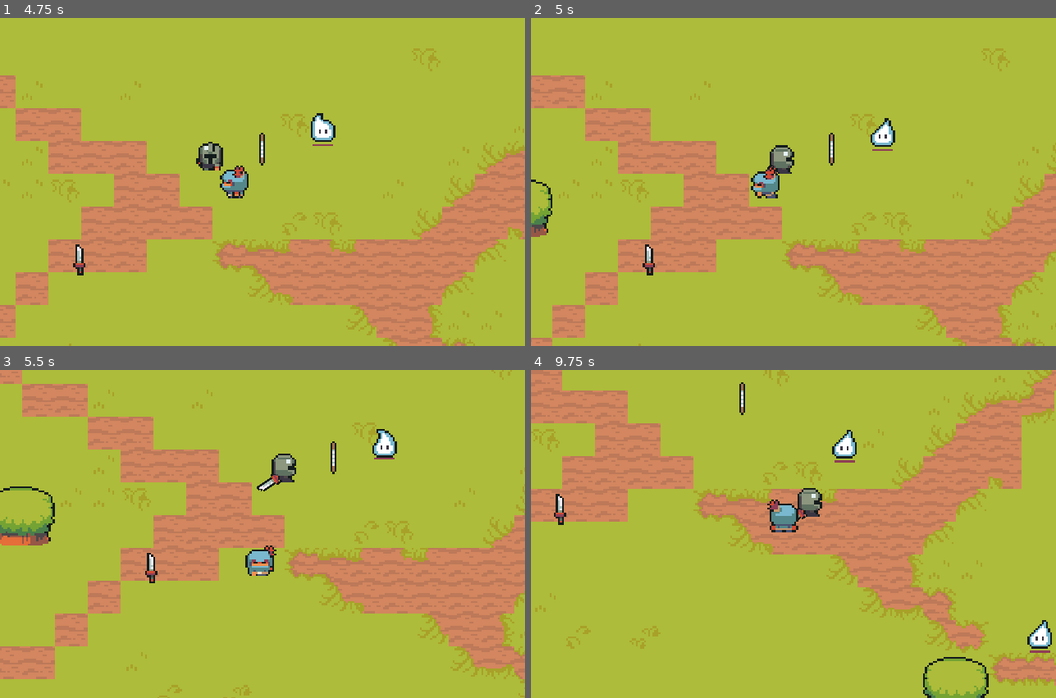
Above: before the commit, frames 1-4 (two rows, left to right).
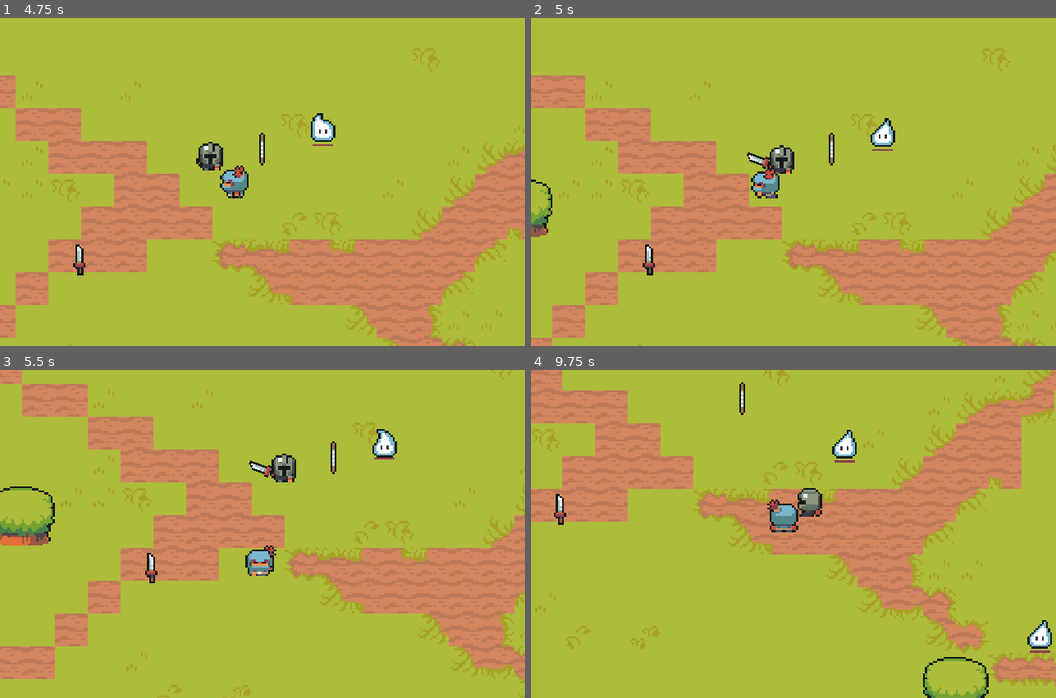
Above: after the commit, the same moments.

Repository: tspr0tege/little-ninja
Game: Godot game, scene res://test.tscn
Two runs of this game, one before a commit and one after it. Both use one fixed random seed, a clock stepped at 60 frames per second and the inputs below.
Inputs:
- Up to frame 1 (4.75 s): hold Right (ui_right) 0.53-1.28 s; tap Space (ui_select) at 0.77, 1.52, 3.02, 3.77, 4.52 s; hold Down (ui_down) 1.28-2.03 s; hold Right (ui_right) 2.03-2.78 s; hold Up (ui_up) 2.78-3.53 s; hold Left (ui_left) from 3.53 s (still down)
- Up to frame 2 (5 s): keep holding Left (ui_left)
- Up to frame 3 (5.5 s): release Left (ui_left) at 5.03 s; hold Down (ui_down) from 5.03 s (still down)
- Up to frame 4 (9.75 s): release Down (ui_down) at 5.78 s; hold Right (ui_right) 5.78-6.53 s; tap Space (ui_select) at 6.02, 6.77, 7.52, 9.02 s; hold Up (ui_up) 6.53-7.28 s; hold Right (ui_right) 7.28-8.03 s; hold Down (ui_down) 8.03-8.78 s; hold Left (ui_left) 8.78-9.53 s; hold Up (ui_up) from 9.53 s (still down)

Frame 1 is identical in both runs. In frame 2, 0.3% of the frame differs, in the area x 41-51%, y 38-48%; in frame 3, 0.4%, in the area x 47-57%, y 25-37%; in frame 4, 0.1%.

Commit message:
Finished adding attack animations for soldier enemy.

Diff:
--- a/entities/enemies/soldier/soldier.gd
+++ b/entities/enemies/soldier/soldier.gd
@@ -45,11 +45,11 @@
 	if body == PLAYER:
 		in_action = true
 		$AnimatedSprite2D.pause()
-		$AttackAnimationPlayer.play("attack-right")
+		$AttackAnimationPlayer.call_deferred("play", "attack-" + facingDirection)
 
 func _on_animation_finished(_anim_name: StringName) -> void:
 	if $AttackRange.get_overlapping_bodies().has(PLAYER):
-		$AttackAnimationPlayer.play("attack-right")
+		$AttackAnimationPlayer.play("attack-" + facingDirection)
 	else:
 		in_action = false
 
--- a/entities/enemies/soldier/soldier.tscn
+++ b/entities/enemies/soldier/soldier.tscn
@@ -1,9 +1,10 @@
-[gd_scene load_steps=42 format=3 uid="uid://dqomumf13teny"]
+[gd_scene load_steps=46 format=3 uid="uid://dqomumf13teny"]
 
 [ext_resource type="Texture2D" uid="uid://bf2qn16fgk24q" path="res://entities/enemies/soldier/SpriteSheet.png" id="1_1r1hm"]
 [ext_resource type="Script" path="res://entities/enemies/soldier/soldier.gd" id="1_2tsun"]
 [ext_resource type="Texture2D" uid="uid://cwyc2wsknwkdo" path="res://weapons/sword/SpriteInHand.png" id="3_i0aex"]
 [ext_resource type="PackedScene" uid="uid://dmlmylke10jns" path="res://components/nodes/dmg_node.tscn" id="4_dny2v"]
+[ext_resource type="PackedScene" uid="uid://c42kjrj0yo3vh" path="res://components/nodes/hp_node.tscn" id="5_wjd1q"]
 
 [sub_resource type="AtlasTexture" id="AtlasTexture_23m8i"]
 atlas = ExtResource("1_1r1hm")
@@ -275,6 +276,105 @@
 
 [sub_resource type="CircleShape2D" id="CircleShape2D_6nk35"]
 radius = 78.0256
+
+[sub_resource type="Animation" id="Animation_chhem"]
+length = 0.001
+tracks/0/type = "value"
+tracks/0/imported = false
+tracks/0/enabled = true
+tracks/0/path = NodePath("AnimatedSprite2D:animation")
+tracks/0/interp = 1
+tracks/0/loop_wrap = true
+tracks/0/keys = {
+"times": PackedFloat32Array(0),
+"transitions": PackedFloat32Array(1),
+"update": 1,
+"values": [&"attack-up"]
+}
+tracks/1/type = "value"
+tracks/1/imported = false
+tracks/1/enabled = true
+tracks/1/path = NodePath("AnimatedSprite2D:frame")
+tracks/1/interp = 1
+tracks/1/loop_wrap = true
+tracks/1/keys = {
+"times": PackedFloat32Array(0),
+"transitions": PackedFloat32Array(1),
+"update": 1,
+"values": [0]
+}
+tracks/2/type = "value"
+tracks/2/imported = false
+tracks/2/enabled = true
+tracks/2/path = NodePath("AnimatedSprite2D/Weapon:visible")
+tracks/2/interp = 1
+tracks/2/loop_wrap = true
+tracks/2/keys = {
+"times": PackedFloat32Array(0),
+"transitions": PackedFloat32Array(1),
+"update": 1,
+"values": [false]
+}
+tracks/3/type = "value"
+tracks/3/imported = false
+tracks/3/enabled = true
+tracks/3/path = NodePath("AnimatedSprite2D/Weapon:flip_h")
+tracks/3/interp = 1
+tracks/3/loop_wrap = true
+tracks/3/keys = {
+"times": PackedFloat32Array(0),
+"transitions": PackedFloat32Array(1),
+"update": 1,
+"values": [true]
+}
+tracks/4/type = "value"
+tracks/4/imported = false
+tracks/4/enabled = true
+tracks/4/path = NodePath("AnimatedSprite2D/Weapon:rotation")
+tracks/4/interp = 1
+tracks/4/loop_wrap = true
+tracks/4/keys = {
+"times": PackedFloat32Array(0),
+"transitions": PackedFloat32Array(1),
+"update": 0,
+"values": [-5.31104]
+}
+tracks/5/type = "value"
+tracks/5/imported = false
+tracks/5/enabled = true
+tracks/5/path = NodePath("AnimatedSprite2D/Weapon:position")
+tracks/5/interp = 1
+tracks/5/loop_wrap = true
+tracks/5/keys = {
+"times": PackedFloat32Array(0),
+"transitions": PackedFloat32Array(1),
+"update": 0,
+"values": [Vector2(-8, 9)]
+}
+tracks/6/type = "value"
+tracks/6/imported = false
+tracks/6/enabled = true
+tracks/6/path = NodePath("AnimatedSprite2D/Weapon:z_index")
+tracks/6/interp = 1
+tracks/6/loop_wrap = true
+tracks/6/keys = {
+"times": PackedFloat32Array(0),
+"transitions": PackedFloat32Array(1),
+"update": 1,
+"values": [0]
+}
+tracks/7/type = "value"
+tracks/7/imported = false
+tracks/7/enabled = true
+tracks/7/path = NodePath("AnimatedSprite2D/Weapon/Area2D/CollisionShape2D:disabled")
+tracks/7/interp = 1
+tracks/7/loop_wrap = true
+tracks/7/keys = {
+"times": PackedFloat32Array(0),
+"transitions": PackedFloat32Array(1),
+"update": 1,
+"values": [false]
+}
 
 [sub_resource type="Animation" id="Animation_f4n5x"]
 resource_name = "attack-right"
@@ -285,7 +385,7 @@
 tracks/0/interp = 1
 tracks/0/loop_wrap = true
 tracks/0/keys = {
-"times": PackedFloat32Array(0, 0.966667, 1),
+"times": PackedFloat32Array(0.0333333, 0.966667, 1),
 "transitions": PackedFloat32Array(1, 1, 1),
 "update": 1,
 "values": [true, true, false]
@@ -300,7 +400,7 @@
 "times": PackedFloat32Array(0, 0.7, 0.766667, 0.8, 0.9),
 "transitions": PackedFloat32Array(1, 1, 1, 1, 1),
 "update": 0,
-"values": [Vector2(-8, 9), Vector2(-8, 9), Vector2(6, 10.812), Vector2(13, 4), Vector2(10, -1)]
+"values": [Vector2(-6, 8), Vector2(-6, 8), Vector2(6, 8), Vector2(8, 4), Vector2(9, 2)]
 }
 tracks/2/type = "value"
 tracks/2/imported = false
@@ -312,7 +412,7 @@
 "times": PackedFloat32Array(0, 0.7, 0.733333, 0.766667, 0.8, 0.9),
 "transitions": PackedFloat32Array(1, 1, 1, 1, 1, 1),
 "update": 0,
-"values": [-5.31104, -5.31104, -5.23075, -6.25177, -1.5708, -2.73668]
+"values": [-5.23599, -5.23599, -5.23599, -6.26573, -7.85398, -8.72665]
 }
 tracks/3/type = "value"
 tracks/3/imported = false
@@ -350,92 +450,306 @@
 "update": 1,
 "values": [true]
 }
-
-[sub_resource type="Animation" id="Animation_chhem"]
-length = 0.001
+tracks/6/type = "value"
+tracks/6/imported = false
+tracks/6/enabled = true
+tracks/6/path = NodePath("AnimatedSprite2D/Weapon/Area2D/CollisionShape2D:disabled")
+tracks/6/interp = 1
+tracks/6/loop_wrap = true
+tracks/6/keys = {
+"times": PackedFloat32Array(0, 1),
+"transitions": PackedFloat32Array(1, 1),
+"update": 1,
+"values": [false, true]
+}
+
+[sub_resource type="Animation" id="Animation_0cb1q"]
+resource_name = "attack-left"
 tracks/0/type = "value"
 tracks/0/imported = false
 tracks/0/enabled = true
-tracks/0/path = NodePath("AnimatedSprite2D:animation")
+tracks/0/path = NodePath("AnimatedSprite2D/Weapon:visible")
 tracks/0/interp = 1
 tracks/0/loop_wrap = true
 tracks/0/keys = {
-"times": PackedFloat32Array(0),
-"transitions": PackedFloat32Array(1),
-"update": 1,
-"values": [&"attack-up"]
+"times": PackedFloat32Array(0.0333333, 0.966667, 1),
+"transitions": PackedFloat32Array(1, 1, 1),
+"update": 1,
+"values": [true, true, false]
 }
 tracks/1/type = "value"
 tracks/1/imported = false
 tracks/1/enabled = true
-tracks/1/path = NodePath("AnimatedSprite2D:frame")
+tracks/1/path = NodePath("AnimatedSprite2D/Weapon:position")
 tracks/1/interp = 1
 tracks/1/loop_wrap = true
 tracks/1/keys = {
-"times": PackedFloat32Array(0),
-"transitions": PackedFloat32Array(1),
-"update": 1,
-"values": [0]
+"times": PackedFloat32Array(0, 0.7, 0.766667, 0.8, 0.9),
+"transitions": PackedFloat32Array(1, 1, 1, 1, 1),
+"update": 0,
+"values": [Vector2(6, 7), Vector2(6, 7), Vector2(-2, 8), Vector2(-8, 4), Vector2(-8, 2)]
 }
 tracks/2/type = "value"
 tracks/2/imported = false
 tracks/2/enabled = true
-tracks/2/path = NodePath("AnimatedSprite2D/Weapon:visible")
+tracks/2/path = NodePath("AnimatedSprite2D/Weapon:rotation")
 tracks/2/interp = 1
 tracks/2/loop_wrap = true
 tracks/2/keys = {
-"times": PackedFloat32Array(0),
-"transitions": PackedFloat32Array(1),
-"update": 1,
-"values": [false]
+"times": PackedFloat32Array(0, 0.7, 0.733333, 0.766667, 0.8, 0.9),
+"transitions": PackedFloat32Array(1, 1, 1, 1, 1, 1),
+"update": 0,
+"values": [-1.0472, -1.0472, -1.0472, -0.0349066, 1.5708, 2.79253]
 }
 tracks/3/type = "value"
 tracks/3/imported = false
 tracks/3/enabled = true
-tracks/3/path = NodePath("AnimatedSprite2D/Weapon:flip_h")
+tracks/3/path = NodePath("AnimatedSprite2D:animation")
 tracks/3/interp = 1
 tracks/3/loop_wrap = true
 tracks/3/keys = {
 "times": PackedFloat32Array(0),
 "transitions": PackedFloat32Array(1),
 "update": 1,
-"values": [true]
+"values": [&"attack-left"]
 }
 tracks/4/type = "value"
 tracks/4/imported = false
 tracks/4/enabled = true
-tracks/4/path = NodePath("AnimatedSprite2D/Weapon:rotation")
+tracks/4/path = NodePath("AnimatedSprite2D:frame")
 tracks/4/interp = 1
 tracks/4/loop_wrap = true
 tracks/4/keys = {
-"times": PackedFloat32Array(0),
-"transitions": PackedFloat32Array(1),
-"update": 0,
-"values": [-5.31104]
+"times": PackedFloat32Array(0, 0.8),
+"transitions": PackedFloat32Array(1, 1),
+"update": 1,
+"values": [0, 1]
 }
 tracks/5/type = "value"
 tracks/5/imported = false
 tracks/5/enabled = true
-tracks/5/path = NodePath("AnimatedSprite2D/Weapon:position")
+tracks/5/path = NodePath("AnimatedSprite2D/Weapon:flip_h")
 tracks/5/interp = 1
 tracks/5/loop_wrap = true
 tracks/5/keys = {
 "times": PackedFloat32Array(0),
 "transitions": PackedFloat32Array(1),
-"update": 0,
-"values": [Vector2(-8, 9)]
+"update": 1,
+"values": [false]
+}
+tracks/6/type = "value"
+tracks/6/imported = false
+tracks/6/enabled = true
+tracks/6/path = NodePath("AnimatedSprite2D/Weapon/Area2D/CollisionShape2D:disabled")
+tracks/6/interp = 1
+tracks/6/loop_wrap = true
+tracks/6/keys = {
+"times": PackedFloat32Array(0, 1),
+"transitions": PackedFloat32Array(1, 1),
+"update": 1,
+"values": [false, true]
+}
+
+[sub_resource type="Animation" id="Animation_vh4lh"]
+resource_name = "attack-up"
+tracks/0/type = "value"
+tracks/0/imported = false
+tracks/0/enabled = true
+tracks/0/path = NodePath("AnimatedSprite2D/Weapon:visible")
+tracks/0/interp = 1
+tracks/0/loop_wrap = true
+tracks/0/keys = {
+"times": PackedFloat32Array(0, 0.966667, 1),
+"transitions": PackedFloat32Array(1, 1, 1),
+"update": 1,
+"values": [true, true, false]
+}
+tracks/1/type = "value"
+tracks/1/imported = false
+tracks/1/enabled = true
+tracks/1/path = NodePath("AnimatedSprite2D/Weapon:position")
+tracks/1/interp = 1
+tracks/1/loop_wrap = true
+tracks/1/keys = {
+"times": PackedFloat32Array(0, 0.7, 0.8, 0.9),
+"transitions": PackedFloat32Array(1, 1, 1, 1),
+"update": 0,
+"values": [Vector2(7, 8), Vector2(7, 8), Vector2(6, 0), Vector2(4, 1)]
+}
+tracks/2/type = "value"
+tracks/2/imported = false
+tracks/2/enabled = true
+tracks/2/path = NodePath("AnimatedSprite2D/Weapon:rotation")
+tracks/2/interp = 1
+tracks/2/loop_wrap = true
+tracks/2/keys = {
+"times": PackedFloat32Array(0, 0.7, 0.8, 0.9),
+"transitions": PackedFloat32Array(1, 1, 1, 1),
+"update": 0,
+"values": [-1.0472, -1.0472, -3.14159, -4.18879]
+}
+tracks/3/type = "value"
+tracks/3/imported = false
+tracks/3/enabled = true
+tracks/3/path = NodePath("AnimatedSprite2D:animation")
+tracks/3/interp = 1
+tracks/3/loop_wrap = true
+tracks/3/keys = {
+"times": PackedFloat32Array(0),
+"transitions": PackedFloat32Array(1),
+"update": 1,
+"values": [&"attack-up"]
+}
+tracks/4/type = "value"
+tracks/4/imported = false
+tracks/4/enabled = true
+tracks/4/path = NodePath("AnimatedSprite2D:frame")
+tracks/4/interp = 1
+tracks/4/loop_wrap = true
+tracks/4/keys = {
+"times": PackedFloat32Array(0, 0.8),
+"transitions": PackedFloat32Array(1, 1),
+"update": 1,
+"values": [0, 1]
+}
+tracks/5/type = "value"
+tracks/5/imported = false
+tracks/5/enabled = true
+tracks/5/path = NodePath("AnimatedSprite2D/Weapon:flip_h")
+tracks/5/interp = 1
+tracks/5/loop_wrap = true
+tracks/5/keys = {
+"times": PackedFloat32Array(0),
+"transitions": PackedFloat32Array(1),
+"update": 1,
+"values": [true]
+}
+tracks/6/type = "value"
+tracks/6/imported = false
+tracks/6/enabled = true
+tracks/6/path = NodePath("AnimatedSprite2D/Weapon:z_index")
+tracks/6/interp = 1
+tracks/6/loop_wrap = true
+tracks/6/keys = {
+"times": PackedFloat32Array(0, 0.7, 1),
+"transitions": PackedFloat32Array(1, 1, 1),
+"update": 1,
+"values": [1, -1, 1]
+}
+tracks/7/type = "value"
+tracks/7/imported = false
+tracks/7/enabled = true
+tracks/7/path = NodePath("AnimatedSprite2D/Weapon/Area2D/CollisionShape2D:disabled")
+tracks/7/interp = 1
+tracks/7/loop_wrap = true
+tracks/7/keys = {
+"times": PackedFloat32Array(0, 1),
+"transitions": PackedFloat32Array(1, 1),
+"update": 1,
+"values": [false, true]
+}
+
+[sub_resource type="Animation" id="Animation_d7iux"]
+resource_name = "attack-down"
+tracks/0/type = "value"
+tracks/0/imported = false
+tracks/0/enabled = true
+tracks/0/path = NodePath("AnimatedSprite2D/Weapon:visible")
+tracks/0/interp = 1
+tracks/0/loop_wrap = true
+tracks/0/keys = {
+"times": PackedFloat32Array(0.0333333, 0.966667, 1),
+"transitions": PackedFloat32Array(1, 1, 1),
+"update": 1,
+"values": [true, true, false]
+}
+tracks/1/type = "value"
+tracks/1/imported = false
+tracks/1/enabled = true
+tracks/1/path = NodePath("AnimatedSprite2D/Weapon:position")
+tracks/1/interp = 1
+tracks/1/loop_wrap = true
+tracks/1/keys = {
+"times": PackedFloat32Array(0, 0.7, 0.8, 0.9),
+"transitions": PackedFloat32Array(1, 1, 1, 1),
+"update": 0,
+"values": [Vector2(-7, 3), Vector2(-7, 3), Vector2(-3, 8), Vector2(-1, 8)]
+}
+tracks/2/type = "value"
+tracks/2/imported = false
+tracks/2/enabled = true
+tracks/2/path = NodePath("AnimatedSprite2D/Weapon:rotation")
+tracks/2/interp = 1
+tracks/2/loop_wrap = true
+tracks/2/keys = {
+"times": PackedFloat32Array(0, 0.7, 0.8, 0.9),
+"transitions": PackedFloat32Array(1, 1, 1, 1),
+"update": 0,
+"values": [-4.36332, -4.36332, -6.26573, -7.67945]
+}
+tracks/3/type = "value"
+tracks/3/imported = false
+tracks/3/enabled = true
+tracks/3/path = NodePath("AnimatedSprite2D:animation")
+tracks/3/interp = 1
+tracks/3/loop_wrap = true
+tracks/3/keys = {
+"times": PackedFloat32Array(0),
+"transitions": PackedFloat32Array(1),
+"update": 1,
+"values": [&"attack-down"]
+}
+tracks/4/type = "value"
+tracks/4/imported = false
+tracks/4/enabled = true
+tracks/4/path = NodePath("AnimatedSprite2D:frame")
+tracks/4/interp = 1
+tracks/4/loop_wrap = true
+tracks/4/keys = {
+"times": PackedFloat32Array(0, 0.8),
+"transitions": PackedFloat32Array(1, 1),
+"update": 1,
+"values": [0, 1]
+}
+tracks/5/type = "value"
+tracks/5/imported = false
+tracks/5/enabled = true
+tracks/5/path = NodePath("AnimatedSprite2D/Weapon:flip_h")
+tracks/5/interp = 1
+tracks/5/loop_wrap = true
+tracks/5/keys = {
+"times": PackedFloat32Array(0),
+"transitions": PackedFloat32Array(1),
+"update": 1,
+"values": [true]
+}
+tracks/6/type = "value"
+tracks/6/imported = false
+tracks/6/enabled = true
+tracks/6/path = NodePath("AnimatedSprite2D/Weapon/Area2D/CollisionShape2D:disabled")
+tracks/6/interp = 1
+tracks/6/loop_wrap = true
+tracks/6/keys = {
+"times": PackedFloat32Array(0, 1),
+"transitions": PackedFloat32Array(1, 1),
+"update": 1,
+"values": [false, true]
 }
 
 [sub_resource type="AnimationLibrary" id="AnimationLibrary_tk17r"]
 _data = {
 "RESET": SubResource("Animation_chhem"),
-"attack-right": SubResource("Animation_f4n5x")
+"attack-down": SubResource("Animation_d7iux"),
+"attack-left": SubResource("Animation_0cb1q"),
+"attack-right": SubResource("Animation_f4n5x"),
+"attack-up": SubResource("Animation_vh4lh")
 }
 
 [sub_resource type="CircleShape2D" id="CircleShape2D_dnlxg"]
 radius = 17.0
 
 [node name="Soldier" type="CharacterBody2D" groups=["weiners"]]
+z_index = 1
 script = ExtResource("1_2tsun")
 
 [node name="AnimatedSprite2D" type="AnimatedSprite2D" parent="."]
@@ -447,9 +761,11 @@
 position = Vector2(-8, 9)
 rotation = -5.31104
 texture = ExtResource("3_i0aex")
+offset = Vector2(-0.0492001, 5.3919)
 flip_h = true
 
 [node name="Area2D" type="Area2D" parent="AnimatedSprite2D/Weapon"]
+position = Vector2(0, 6)
 
 [node name="CollisionShape2D" type="CollisionShape2D" parent="AnimatedSprite2D/Weapon/Area2D"]
 position = Vector2(0.0657196, 0.462244)
@@ -465,7 +781,6 @@
 debug_color = Color(0, 0.6, 0.388235, 0.419608)
 
 [node name="HitBox" type="Area2D" parent="."]
-visible = false
 
 [node name="CollisionShape2D" type="CollisionShape2D" parent="HitBox"]
 position = Vector2(0, 1)
@@ -487,6 +802,9 @@
 [node name="CollisionShape2D" type="CollisionShape2D" parent="AttackRange"]
 shape = SubResource("CircleShape2D_dnlxg")
 debug_color = Color(1, 0, 0, 0.145098)
+
+[node name="HP_node" parent="." instance=ExtResource("5_wjd1q")]
+knockbackModifier = 0.5
 
 [connection signal="body_entered" from="AnimatedSprite2D/Weapon/Area2D" to="." method="_on_weapon_collision_detected"]
 [connection signal="body_entered" from="DetectPlayer" to="." method="_on_detect_player_body_entered"]
